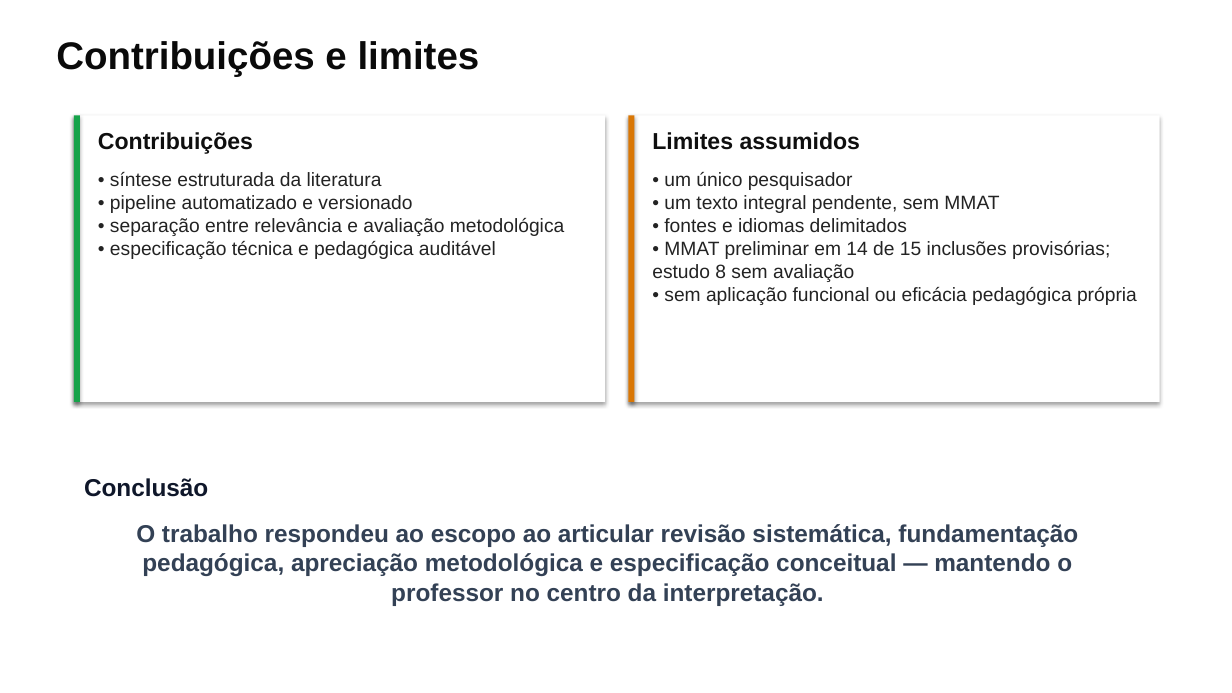
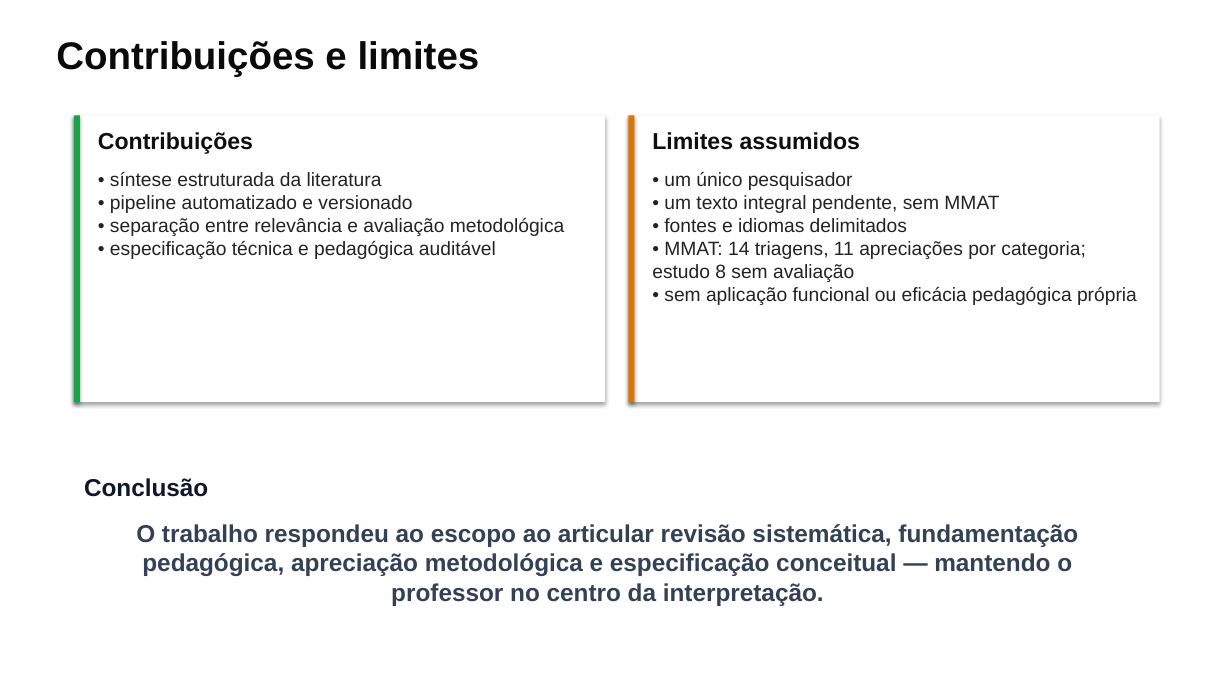
Before and after one commit to thalesfb/ccw, a slide deck: slide 18 of results/tcc/presentation/ensino_personalizado_de_matematica_tcc.pptx. Drawn at 1232x693 pixels with LibreOffice and Linux fonts; fonts in the diff are those of the drawing. Boxes give left, top, right and bottom in pixels: in the first picture for what was removed or moved away, otherwise in the second. Text is boxed around its words. In the diff, an @@ line names an element or a change of style, - is before the commit and + after.

```diff
--- a/results/tcc/presentation/ensino_personalizado_de_matematica_tcc.pptx
+++ b/results/tcc/presentation/ensino_personalizado_de_matematica_tcc.pptx
@@ text at [652, 172, 1137, 305]: text changed @@
-• um único pesquisador
-• um texto integral pendente, sem MMAT
-• fontes e idiomas delimitados
-• MMAT preliminar em 14 de 15 inclusões provisórias; estudo 8 sem avaliação
-• sem aplicação funcional ou eficácia pedagógica própria
+• um único pesquisador
+• um texto integral pendente, sem MMAT
+• fontes e idiomas delimitados
+• MMAT: 14 triagens, 11 apreciações por categoria; estudo 8 sem avaliação
+• sem aplicação funcional ou eficácia pedagógica própria
```
Also in this commit, not shown: 4 other slides changed, 1 other file.
